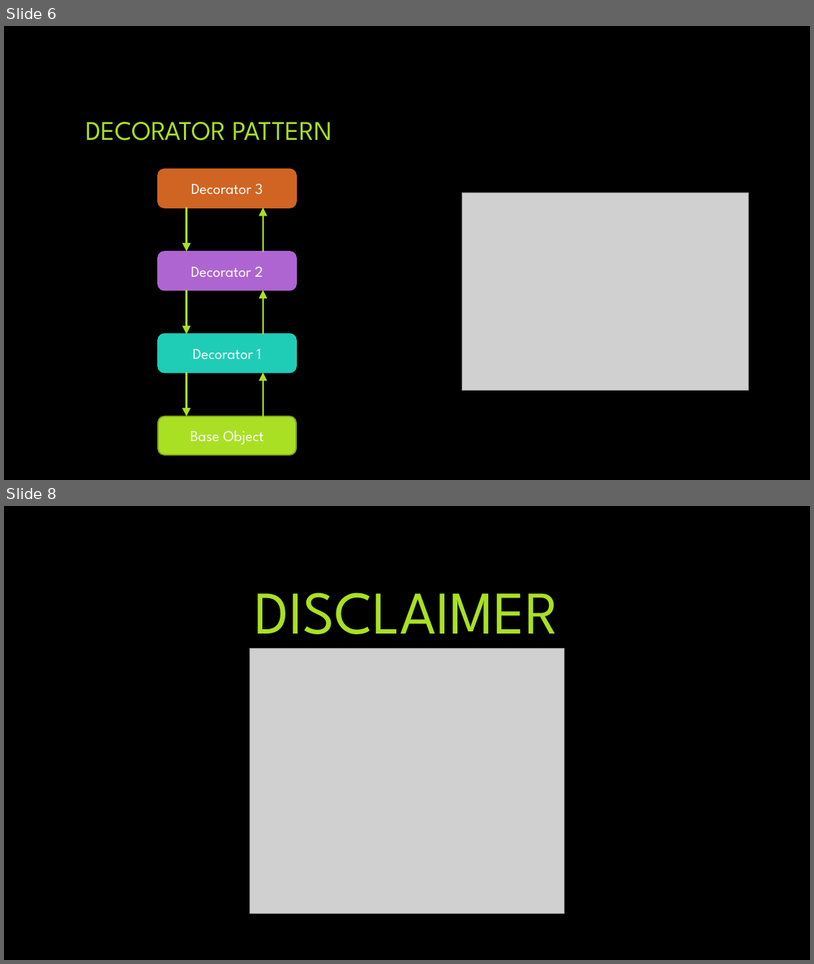
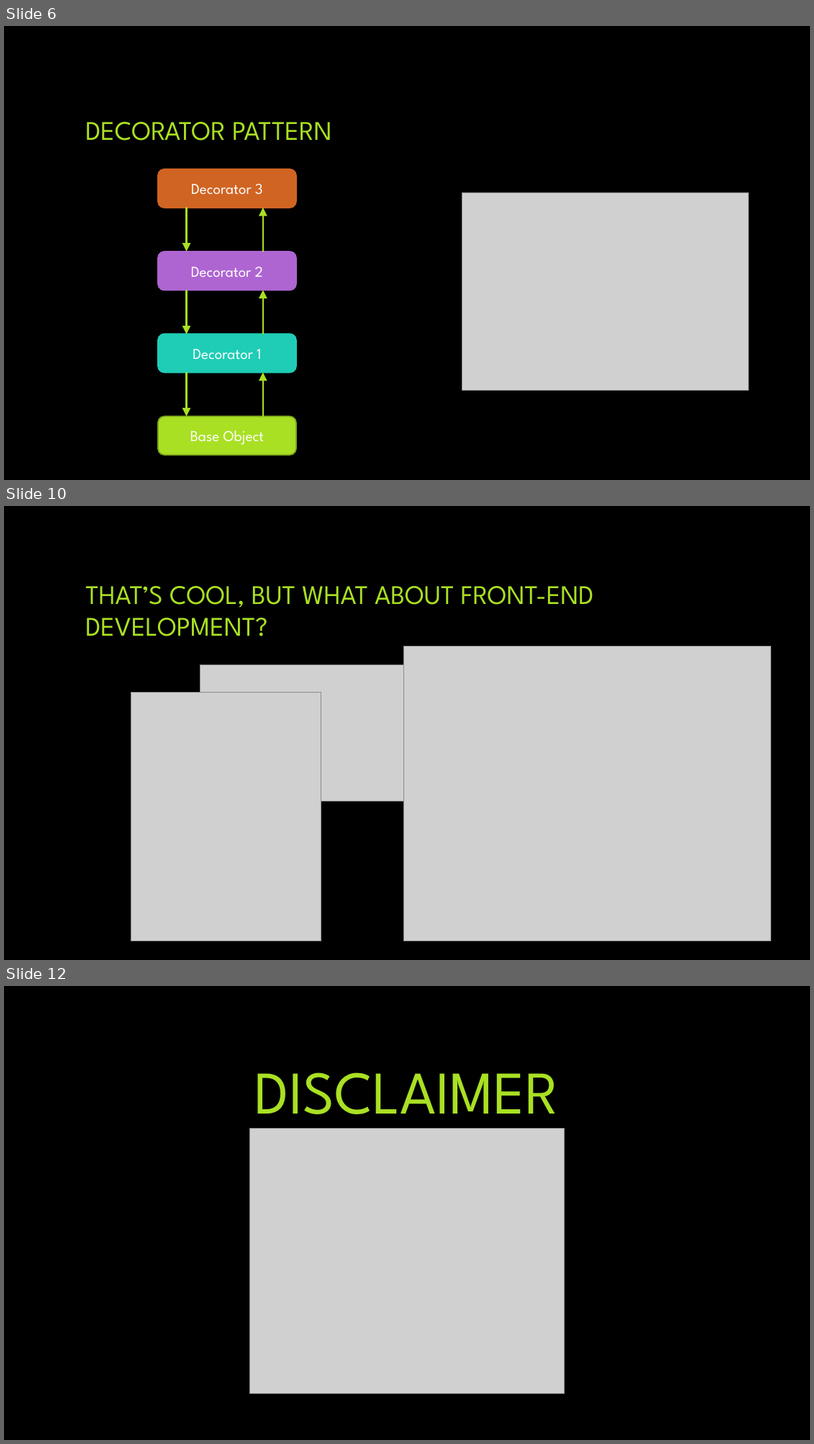
Before and after one commit to BrianMCox/DecoratorExample, a slide deck: Design Patterns - Decorator.pptx. Shown one above the other, each under a label of ours: slides 6 and 8 before the commit, slides 6, 10 and 12 after it; the slides between them are not shown. The pictures are 814x964 and 814x1444 pixels, drawn with LibreOffice and Linux fonts; fonts in the diff are those of the drawing; grey boxes stand for pictures; background and template pictures are left out. Boxes give left, top, right and bottom in pixels: in the first picture for what was removed or moved away, otherwise in the second. Text is boxed around its words. In the diff, an @@ line names an element or a change of style, - is before the commit and + after.

```diff
--- a/Design Patterns - Decorator.pptx
+++ b/Design Patterns - Decorator.pptx
@@ slide 10 added at (4,506,810,960), background picture (left out) @@
@@ title added at (85,586,594,636), 32 pt, text #A9E023 @@
+THAT’S COOL, BUT WHAT ABOUT FRONT-END DEVELOPMENT?
@@ picture added at (404,646,771,941) @@
@@ picture added at (201,665,615,801) @@
@@ picture added at (131,692,321,941) @@
@@ what was slide 8 is now slide 12 @@
```
Also in this commit, not shown: 3 slides changed, 4 other slides added, 1 other file.
